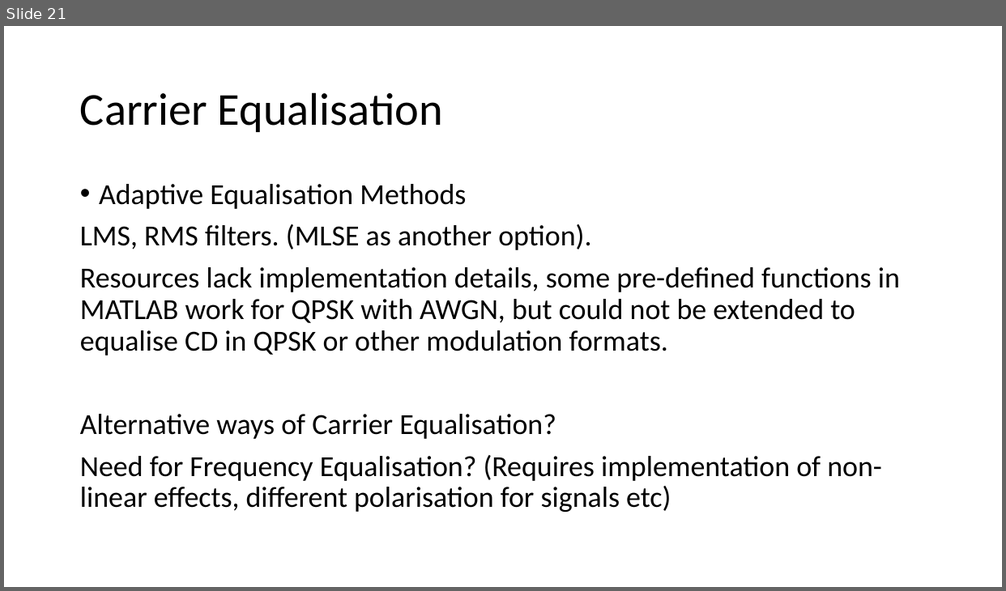
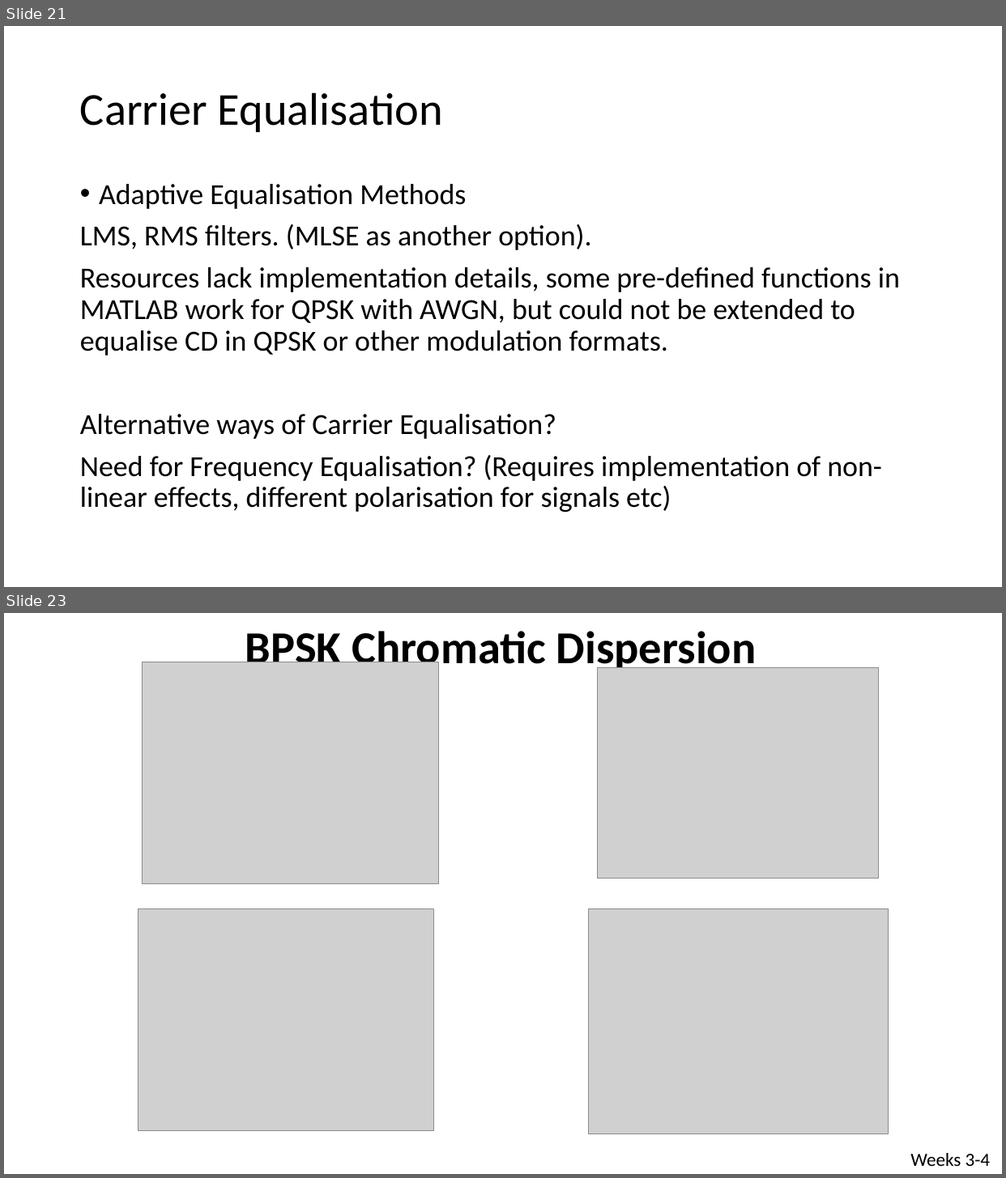
Before and after one commit to Emc54/CoherentTransceivers, a slide deck: Master's meetings presentation.pptx. Shown one above the other, each under a label of ours: slide 21 before the commit, slides 21 and 23 after it; the slides between them are not shown. The pictures are 1006x591 and 1006x1178 pixels, drawn with LibreOffice and Linux fonts; fonts in the diff are those of the drawing; grey boxes stand for pictures. Boxes give left, top, right and bottom in pixels: in the first picture for what was removed or moved away, otherwise in the second. Text is boxed around its words. In the diff, an @@ line names an element or a change of style, - is before the commit and + after.

```diff
--- a/Master's meetings presentation.pptx
+++ b/Master's meetings presentation.pptx
@@ slide 23 added at <box>4,613,1002,1174</box>, background #FFFFFF @@
@@ text added at <box>245,625,756,675</box>, 44 pt, text #000000, bold @@
+BPSK Chromatic Dispersion
@@ picture added at <box>143,662,439,884</box> @@
@@ picture added at <box>598,667,879,878</box> @@
@@ picture added at <box>138,909,434,1131</box> @@
@@ picture added at <box>588,909,889,1134</box> @@
@@ text added at <box>910,1153,990,1166</box>, 18 pt, text #000000 @@
+Weeks 3-4
```
Also in this commit, not shown: 7 other slides added, 6 other files.
